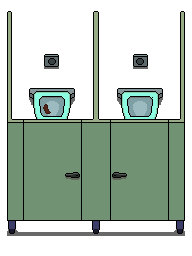
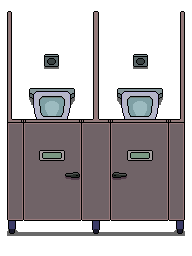
Layered file, before and after one edit (w=192, h=256). Changes by layer:
added layer "occupied" above "hull redish" over [39, 150, 153, 161]
added layer "hull redish" above "hull" over [7, 12, 185, 221]
hid "hull" over [7, 12, 185, 221]
hid "kot" over [43, 104, 51, 114]
added layer "wc redish" above "wc" over [34, 54, 158, 119]
hid "wc", painted on it over [29, 54, 163, 175]
